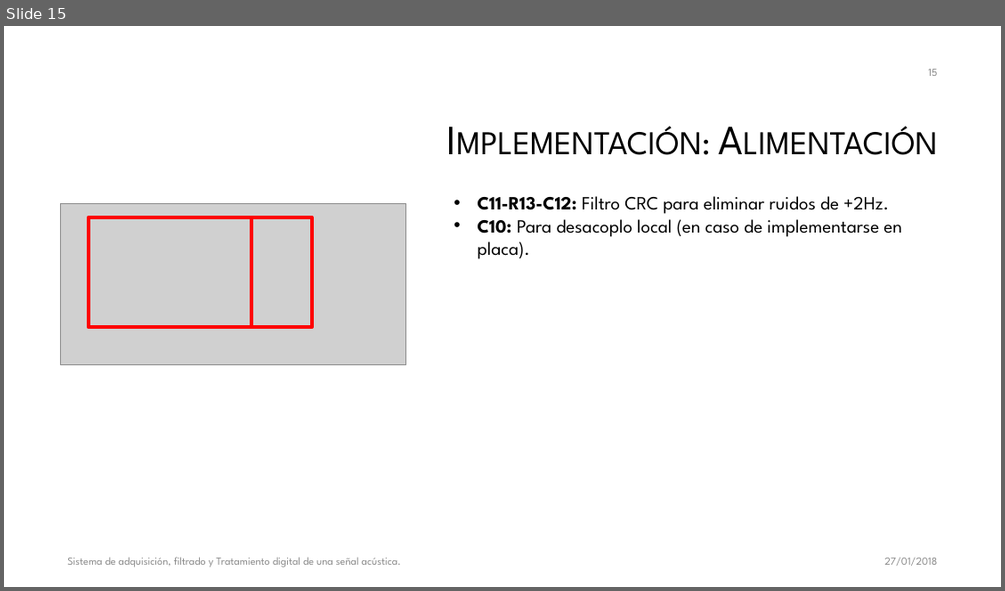
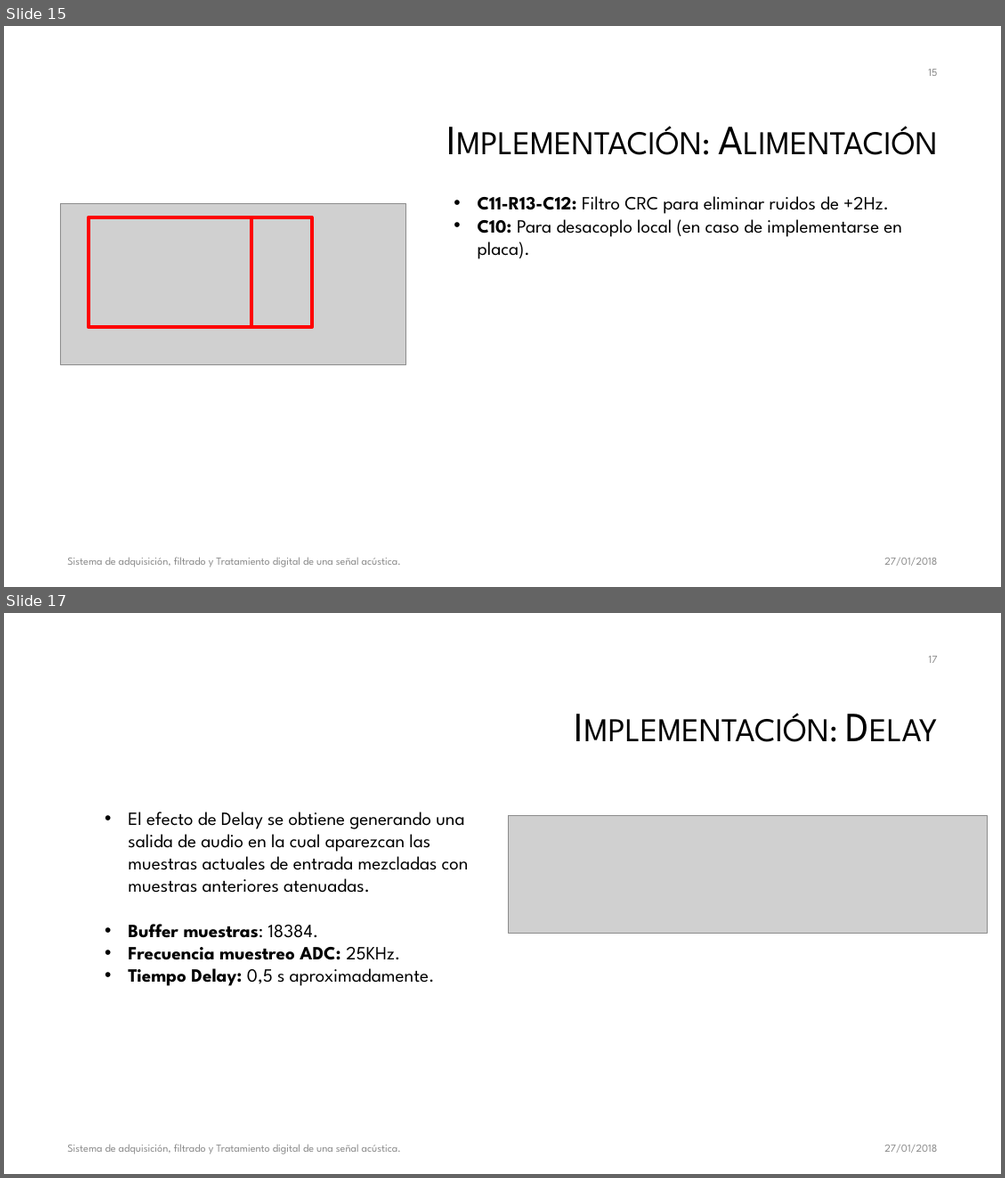
Before and after one commit to galledohm/Prueba1, a slide deck: Subsis/Presentación/Sistema de adquisición, filtrado y Tratamiento digital.pptx. Shown one above the other, each under a label of ours: slide 15 before the commit, slides 15 and 17 after it; the slides between them are not shown. The pictures are 1005x591 and 1005x1178 pixels, drawn with LibreOffice and Linux fonts; fonts in the diff are those of the drawing; grey boxes stand for pictures; background and template pictures are left out. Boxes give left, top, right and bottom in pixels: in the first picture for what was removed or moved away, otherwise in the second. Text is boxed around its words. In the diff, an @@ line names an element or a change of style, - is before the commit and + after.

Commit message:
Primera descripción de los efectos

```diff
--- a/Subsis/Presentación/Sistema de adquisición, filtrado y Tratamiento digital.pptx
+++ b/Subsis/Presentación/Sistema de adquisición, filtrado y Tratamiento digital.pptx
@@ slide 17 added at (4, 613, 1001, 1174), background #FFFFFF @@
@@ page number added at (929, 656, 938, 663), 10.5 pt, text #8C8C8C @@
+17
@@ text added at (128, 811, 469, 986), 18 pt, text #000000 @@
+  • El efecto de Delay se obtiene generando una salida de audio en la cual aparezcan las muestras actuales de entrada mezcladas con muestras anteriores atenuadas.
+  • Buffer muestras: 18384.
+  • Frecuencia muestreo ADC: 25KHz.
+  • Tiempo Delay: 0,5 s aproximadamente.
@@ title added at (221, 811, 263, 829), 40 pt, text #000000, small capitals @@
+Implementación: Delay
@@ picture added at (509, 816, 987, 933) @@
@@ text added at (67, 1143, 401, 1154), 10.5 pt, text #8C8C8C @@
+Sistema de adquisición, filtrado y Tratamiento digital de una señal acústica.
@@ text added at (884, 1144, 937, 1152), 10.5 pt, text #8C8C8C @@
+27/01/2018
```
Also in this commit, not shown: 4 slides changed, 6 other slides added.
